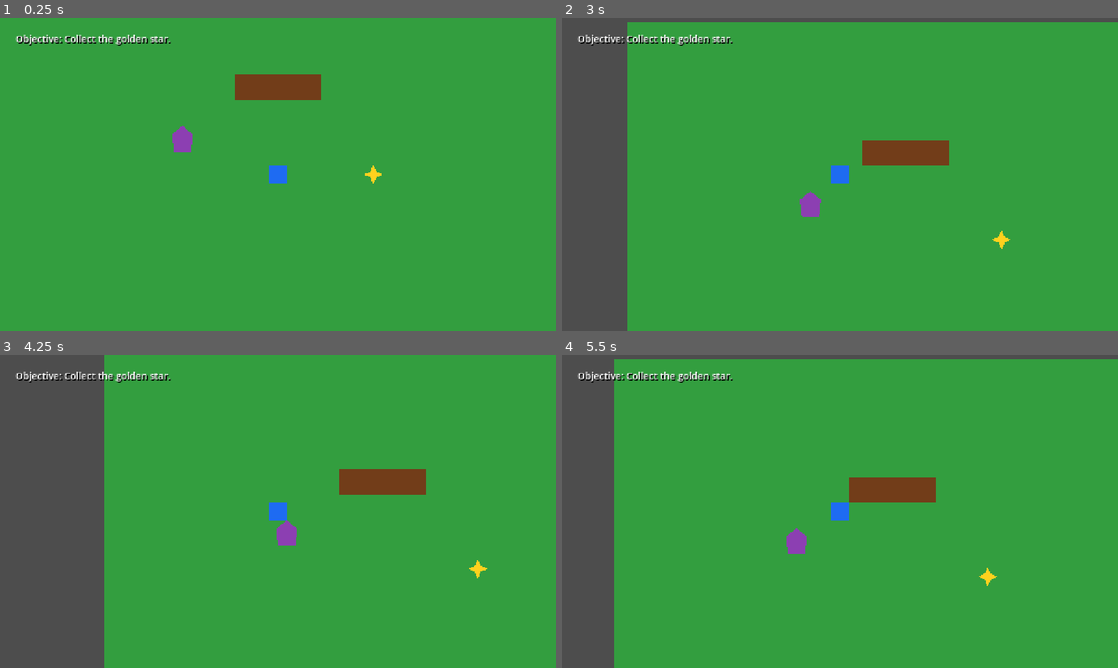
Above: before the commit, frames 1-4 (two rows, left to right).
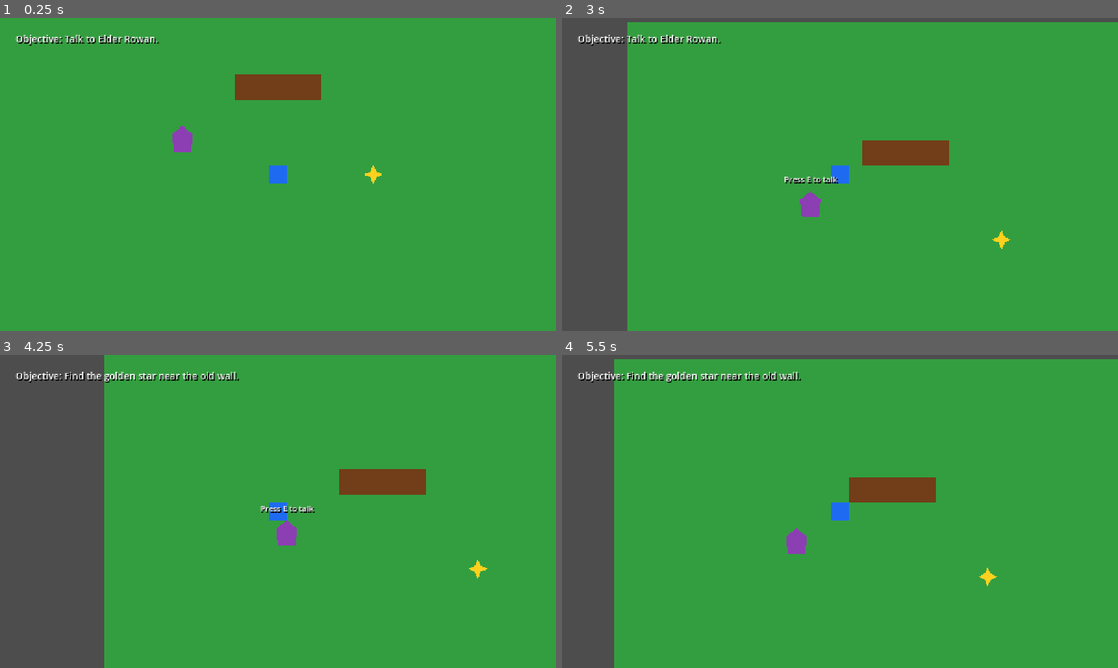
Above: after the commit, the same moments.

Repository: Galashots/Eldoria-Godot
Game: Godot game, scene res://scenes/main/Main.tscn
The game is run twice, just before and just after one commit, with the same random seed, the same clock (stepped at 60 frames per second) and the same inputs.
Inputs:
- Up to frame 1 (0.25 s): no input
- Up to frame 2 (3 s): tap Enter at 0.5, 0.8, 1.35 s; hold W 0.53-2.03 s; tap E at 0.6 s; tap Space at 0.77, 1.07, 1.52, 1.82, 2, 2.3, 2.85 s; tap Keypad Enter at 1.55, 2.1 s; hold A from 2.03 s (still down)
- Up to frame 3 (4.25 s): tap Space at 3.02, 3.32, 3.77, 4.07 s; tap E at 3.05, 3.5, 3.6 s; release A at 3.53 s; hold S from 3.53 s (still down); tap Enter at 3.8 s
- Up to frame 4 (5.5 s): tap E at 4.25, 5 s; release S at 4.28 s; hold D 4.28-5.03 s; tap Enter at 4.35 s; tap Space at 4.52, 4.82, 5.3 s; tap Keypad Enter at 4.55, 5.1 s; hold W from 5.03 s (still down)

The runs differ from the first frame. In frame 1, 0.4% of the frame differs, in the area x 11-31%, y 5-9%; in frame 2, 0.5%; in frame 3, 0.8%, in the area x 11-57%, y 5-51%; in frame 4, 0.6%.

Commit message:
Add Elder dialogue interaction slice

Diff:
--- a/scenes/main/Main.tscn
+++ b/scenes/main/Main.tscn
@@ -1,9 +1,10 @@
-[gd_scene load_steps=6 format=3]
+[gd_scene load_steps=7 format=3]
 
 [ext_resource type="PackedScene" path="res://scenes/player/Player.tscn" id="1_player"]
 [ext_resource type="PackedScene" path="res://scenes/npcs/Elder.tscn" id="2_elder"]
 [ext_resource type="PackedScene" path="res://scenes/items/Collectible.tscn" id="3_collectible"]
 [ext_resource type="PackedScene" path="res://scenes/ui/HUD.tscn" id="4_hud"]
+[ext_resource type="PackedScene" path="res://scenes/ui/DialogueBox.tscn" id="5_dialogue"]
 
 [sub_resource type="RectangleShape2D" id="RectangleShape2D_obstacle"]
 size = Vector2(200, 60)
@@ -36,3 +37,7 @@
 position = Vector2(860, 500)
 
 [node name="HUD" parent="." instance=ExtResource("4_hud")]
+
+[node name="DialogueBox" parent="." instance=ExtResource("5_dialogue")]
+
+[connection signal="dialogue_requested" from="Elder" to="DialogueBox" method="show_dialogue"]
--- a/scenes/npcs/Elder.tscn
+++ b/scenes/npcs/Elder.tscn
@@ -1,10 +1,13 @@
-[gd_scene load_steps=3 format=3]
+[gd_scene load_steps=4 format=3]
 
 [ext_resource type="Script" path="res://scripts/npcs/Elder.gd" id="1_elder"]
 
 [sub_resource type="CapsuleShape2D" id="CapsuleShape2D_elder"]
 radius = 24.0
 height = 64.0
+
+[sub_resource type="CircleShape2D" id="CircleShape2D_interaction"]
+radius = 84.0
 
 [node name="Elder" type="StaticBody2D"]
 script = ExtResource("1_elder")
@@ -15,3 +18,22 @@
 
 [node name="CollisionShape2D" type="CollisionShape2D" parent="."]
 shape = SubResource("CapsuleShape2D_elder")
+
+[node name="InteractionArea" type="Area2D" parent="."]
+
+[node name="CollisionShape2D" type="CollisionShape2D" parent="InteractionArea"]
+shape = SubResource("CircleShape2D_interaction")
+
+[node name="InteractionPrompt" type="Label" parent="."]
+visible = false
+offset_left = -76.0
+offset_top = -72.0
+offset_right = 76.0
+offset_bottom = -42.0
+theme_override_colors/font_color = Color(1, 1, 1, 1)
+theme_override_colors/font_shadow_color = Color(0, 0, 0, 1)
+theme_override_constants/shadow_offset_x = 2
+theme_override_constants/shadow_offset_y = 2
+theme_override_font_sizes/font_size = 18
+text = "Press E to talk"
+horizontal_alignment = 1
--- /dev/null
+++ b/scenes/ui/DialogueBox.tscn
@@ -0,0 +1,43 @@
+[gd_scene load_steps=2 format=3]
+
+[ext_resource type="Script" path="res://scripts/ui/DialogueBox.gd" id="1_dialogue"]
+
+[node name="DialogueBox" type="CanvasLayer"]
+layer = 10
+script = ExtResource("1_dialogue")
+
+[node name="Panel" type="ColorRect" parent="."]
+offset_left = 140.0
+offset_top = 530.0
+offset_right = 1140.0
+offset_bottom = 690.0
+color = Color(0.06, 0.07, 0.12, 0.94)
+
+[node name="SpeakerLabel" type="Label" parent="Panel"]
+offset_left = 24.0
+offset_top = 16.0
+offset_right = 976.0
+offset_bottom = 48.0
+theme_override_colors/font_color = Color(1, 0.84, 0.3, 1)
+theme_override_font_sizes/font_size = 22
+text = "Elder Rowan"
+
+[node name="MessageLabel" type="Label" parent="Panel"]
+offset_left = 24.0
+offset_top = 54.0
+offset_right = 976.0
+offset_bottom = 112.0
+theme_override_colors/font_color = Color(1, 1, 1, 1)
+theme_override_font_sizes/font_size = 20
+text = "Dialogue text"
+autowrap_mode = 2
+
+[node name="ContinueLabel" type="Label" parent="Panel"]
+offset_left = 700.0
+offset_top = 120.0
+offset_right = 976.0
+offset_bottom = 148.0
+theme_override_colors/font_color = Color(0.78, 0.8, 0.9, 1)
+theme_override_font_sizes/font_size = 16
+text = "E / Enter / Space to close"
+horizontal_alignment = 2
--- a/scenes/ui/HUD.tscn
+++ b/scenes/ui/HUD.tscn
@@ -22,4 +22,4 @@
 theme_override_constants/shadow_offset_x = 2
 theme_override_constants/shadow_offset_y = 2
 theme_override_font_sizes/font_size = 22
-text = "Objective: Collect the golden star."
+text = "Objective: Talk to Elder Rowan."
--- a/scripts/core/GameState.gd
+++ b/scripts/core/GameState.gd
@@ -1,10 +1,13 @@
 extends Node
 
 signal item_added(item_id: String, amount: int)
+signal elder_quest_changed
 
 var selected_profile: String = ""
 var player_hp: int = 5
 var collected_items: Dictionary = {}
+var elder_quest_started: bool = false
+var elder_quest_completed: bool = false
 
 func add_item(item_id: String, amount: int = 1) -> void:
     collected_items[item_id] = collected_items.get(item_id, 0) + amount
@@ -12,3 +15,18 @@
 
 func has_item(item_id: String) -> bool:
     return collected_items.get(item_id, 0) > 0
+
+func start_elder_quest() -> void:
+    if elder_quest_started:
+        return
+
+    elder_quest_started = true
+    elder_quest_changed.emit()
+
+func complete_elder_quest() -> void:
+    if elder_quest_completed or not has_item("golden_star"):
+        return
+
+    elder_quest_started = true
+    elder_quest_completed = true
+    elder_quest_changed.emit()
--- a/scripts/npcs/Elder.gd
+++ b/scripts/npcs/Elder.gd
@@ -1,3 +1,50 @@
 extends StaticBody2D
 
+signal dialogue_requested(speaker_name: String, line: String)
+
 @export var display_name: String = "Elder Rowan"
+
+@onready var interaction_prompt: Label = $InteractionPrompt
+
+var player_nearby: bool = false
+
+func _ready() -> void:
+    $InteractionArea.body_entered.connect(_on_body_entered)
+    $InteractionArea.body_exited.connect(_on_body_exited)
+
+func _unhandled_input(event: InputEvent) -> void:
+    if not player_nearby or not event is InputEventKey:
+        return
+
+    var key_event := event as InputEventKey
+    if not key_event.pressed or key_event.echo:
+        return
+    if key_event.keycode != KEY_E and key_event.physical_keycode != KEY_E:
+        return
+
+    _interact()
+    get_viewport().set_input_as_handled()
+
+func _interact() -> void:
+    var line: String
+
+    if GameState.elder_quest_completed:
+        line = "Thank you again. Eldoria shines brighter today."
+    elif GameState.has_item("golden_star"):
+        GameState.complete_elder_quest()
+        line = "You found it! The village is grateful."
+    else:
+        GameState.start_elder_quest()
+        line = "Please find the golden star near the old wall."
+
+    dialogue_requested.emit(display_name, line)
+
+func _on_body_entered(body: Node2D) -> void:
+    if body is CharacterBody2D:
+        player_nearby = true
+        interaction_prompt.visible = true
+
+func _on_body_exited(body: Node2D) -> void:
+    if body is CharacterBody2D:
+        player_nearby = false
+        interaction_prompt.visible = false
--- /dev/null
+++ b/scripts/ui/DialogueBox.gd
@@ -0,0 +1,34 @@
+extends CanvasLayer
+
+signal dialogue_closed
+
+@onready var speaker_label: Label = $Panel/SpeakerLabel
+@onready var message_label: Label = $Panel/MessageLabel
+
+func _ready() -> void:
+    visible = false
+
+func show_dialogue(speaker_name: String, line: String) -> void:
+    speaker_label.text = speaker_name
+    message_label.text = line
+    visible = true
+
+func close_dialogue() -> void:
+    if not visible:
+        return
+
+    visible = false
+    dialogue_closed.emit()
+
+func _unhandled_input(event: InputEvent) -> void:
+    if not visible or not event is InputEventKey:
+        return
+
+    var key_event := event as InputEventKey
+    if not key_event.pressed or key_event.echo:
+        return
+
+    var dismiss_keys := [KEY_ENTER, KEY_KP_ENTER, KEY_SPACE, KEY_E]
+    if key_event.keycode in dismiss_keys or key_event.physical_keycode in dismiss_keys:
+        close_dialogue()
+        get_viewport().set_input_as_handled()
--- a/scripts/ui/HUD.gd
+++ b/scripts/ui/HUD.gd
@@ -4,13 +4,21 @@
 
 func _ready() -> void:
     GameState.item_added.connect(_on_item_added)
+    GameState.elder_quest_changed.connect(_on_elder_quest_changed)
     _update_objective()
 
 func _on_item_added(_item_id: String, _amount: int) -> void:
     _update_objective()
 
+func _on_elder_quest_changed() -> void:
+    _update_objective()
+
 func _update_objective() -> void:
-    if GameState.has_item("golden_star"):
-        objective_label.text = "Objective complete: Golden star collected!"
+    if GameState.elder_quest_completed:
+        objective_label.text = "Objective complete: The golden star was returned!"
+    elif GameState.has_item("golden_star"):
+        objective_label.text = "Objective: Return the golden star to Elder Rowan."
+    elif GameState.elder_quest_started:
+        objective_label.text = "Objective: Find the golden star near the old wall."
     else:
-        objective_label.text = "Objective: Collect the golden star."
+        objective_label.text = "Objective: Talk to Elder Rowan."
Not shown, added: scripts/ui/DialogueBox.gd.uid
Not shown, changed: README.md
Not shown, changed: docs/CURRENT_STATE.md
Not shown, changed: docs/agent-workflow/MANUAL_TEST_CHECKLIST.md
